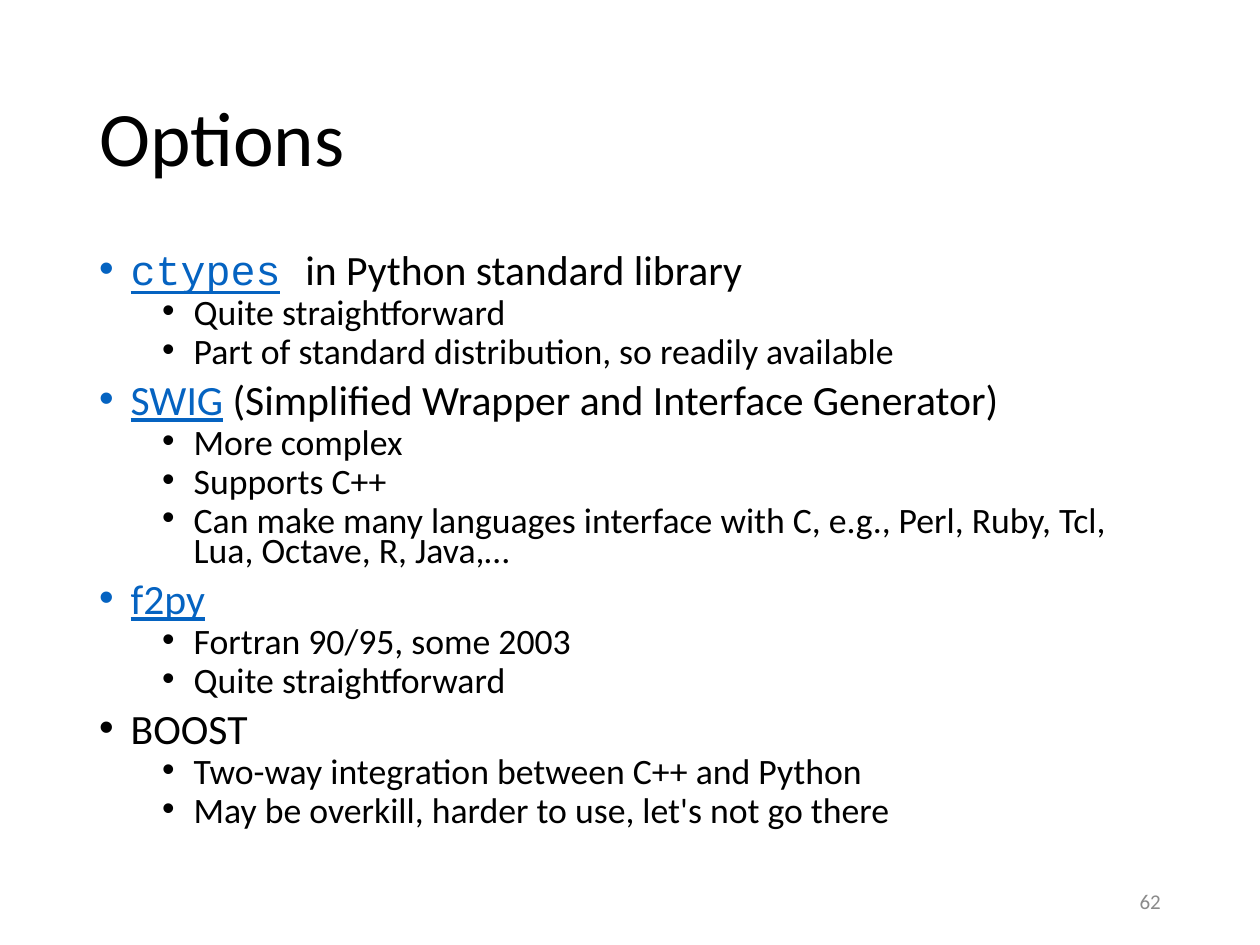
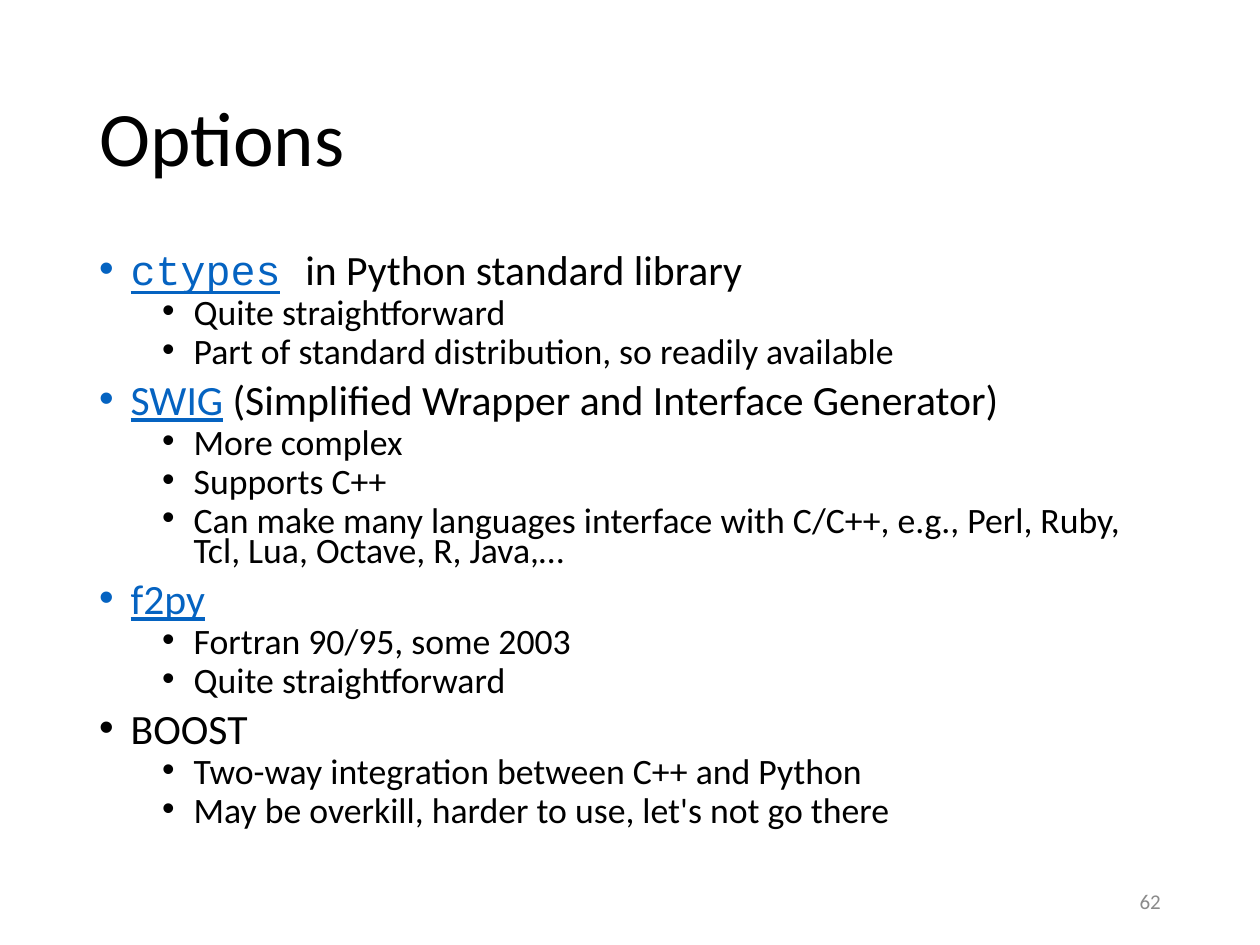
Before and after one commit to gjbex/training-material, a slide deck: slide 62 of Python/python_hpc.pptx. Drawn at 1260x945 pixels with LibreOffice and Linux fonts; fonts in the diff are those of the drawing. Boxes give left, top, right and bottom in pixels: in the first picture for what was removed or moved away, otherwise in the second. Text is boxed around its words. In the diff, an @@ line names an element or a change of style, - is before the commit and + after.

Commit message:
Fixed typos; small updates

```diff
--- a/Python/python_hpc.pptx
+++ b/Python/python_hpc.pptx
@@ text at (x1=194, y1=508, x2=1119, y2=568): text changed @@
-  • Can make many languages interface with C, e.g., Perl, Ruby, Tcl, Lua, Octave, R, Java,…
+  • Can make many languages interface with C/C++, e.g., Perl, Ruby, Tcl, Lua, Octave, R, Java,…
```
Also in this commit, not shown: 11 other slides changed.
